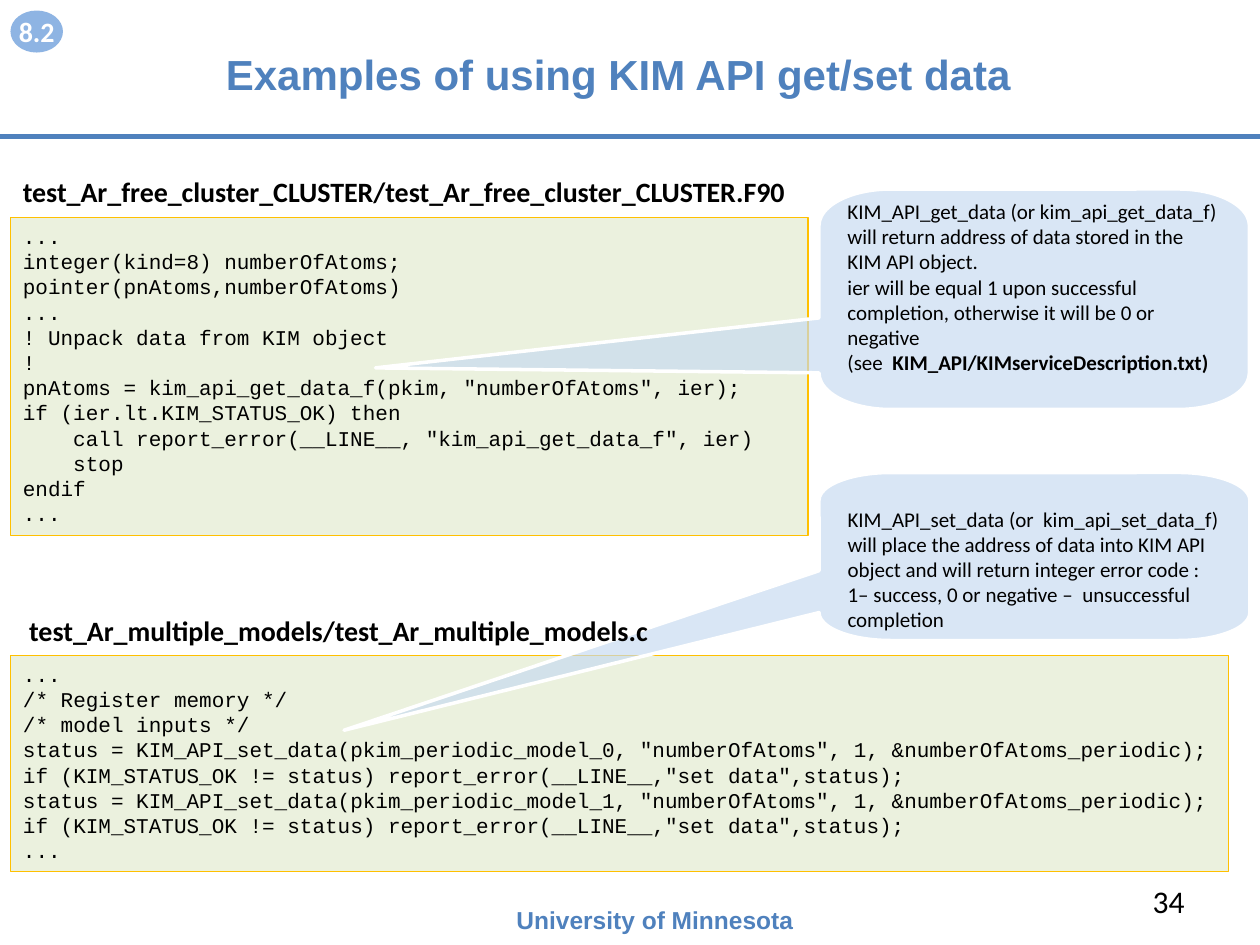
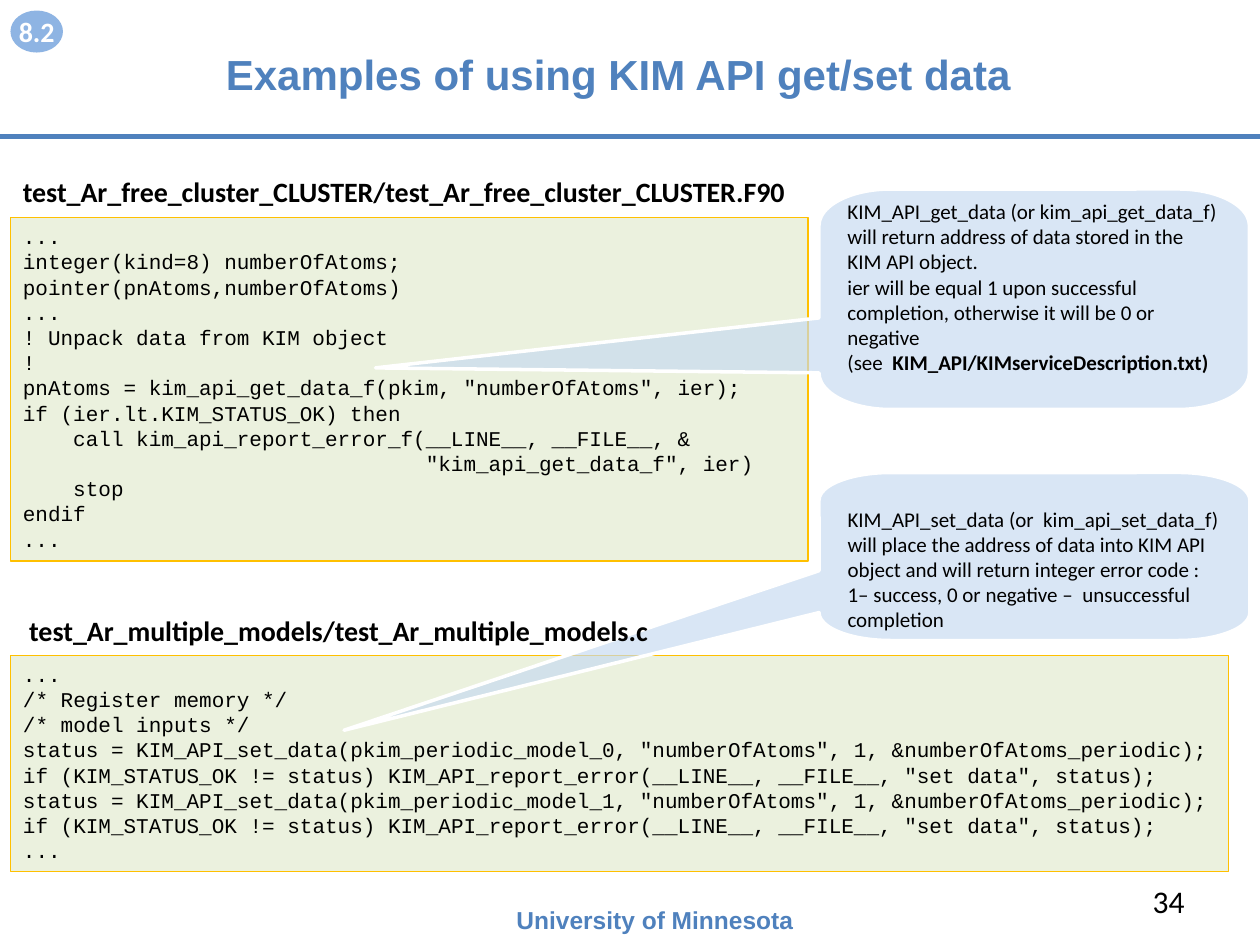
Before and after one commit to openkim/kim-api, a slide deck: slide 34 of DOCs/openkim-api-introduction.pptx. Drawn at 1260x945 pixels with LibreOffice and Linux fonts; fonts in the diff are those of the drawing. Boxes give left, top, right and bottom in pixels: in the first picture for what was removed or moved away, otherwise in the second. Text is boxed around its words. In the diff, an @@ line names an element or a change of style, - is before the commit and + after.

Commit message:
updated openkim-api-introduction.* to use KIM_API_report_error()

```diff
--- a/DOCs/openkim-api-introduction.pptx
+++ b/DOCs/openkim-api-introduction.pptx
@@ rectangle "..." resized from (x1=10, y1=218, x2=808, y2=536) to (x1=10, y1=218, x2=808, y2=562) @@
@@ text in rectangle at (x1=73, y1=431, x2=753, y2=476): text changed @@
-call report_error(__LINE__, "kim_api_get_data_f", ier)
+call kim_api_report_error_f(__LINE__, __FILE__, &
+"kim_api_get_data_f", ier)
@@ text in rectangle at (x1=23, y1=768, x2=1156, y2=788): text changed @@
-if (KIM_STATUS_OK != status) report_error(__LINE__,"set data",status);
+if (KIM_STATUS_OK != status) KIM_API_report_error(__LINE__, __FILE__, "set data", status);
@@ text in rectangle at (x1=23, y1=818, x2=1156, y2=838): text changed @@
-if (KIM_STATUS_OK != status) report_error(__LINE__,"set data",status);
+if (KIM_STATUS_OK != status) KIM_API_report_error(__LINE__, __FILE__, "set data", status);
```
Also in this commit, not shown: 3 other slides changed, 1 other file.
